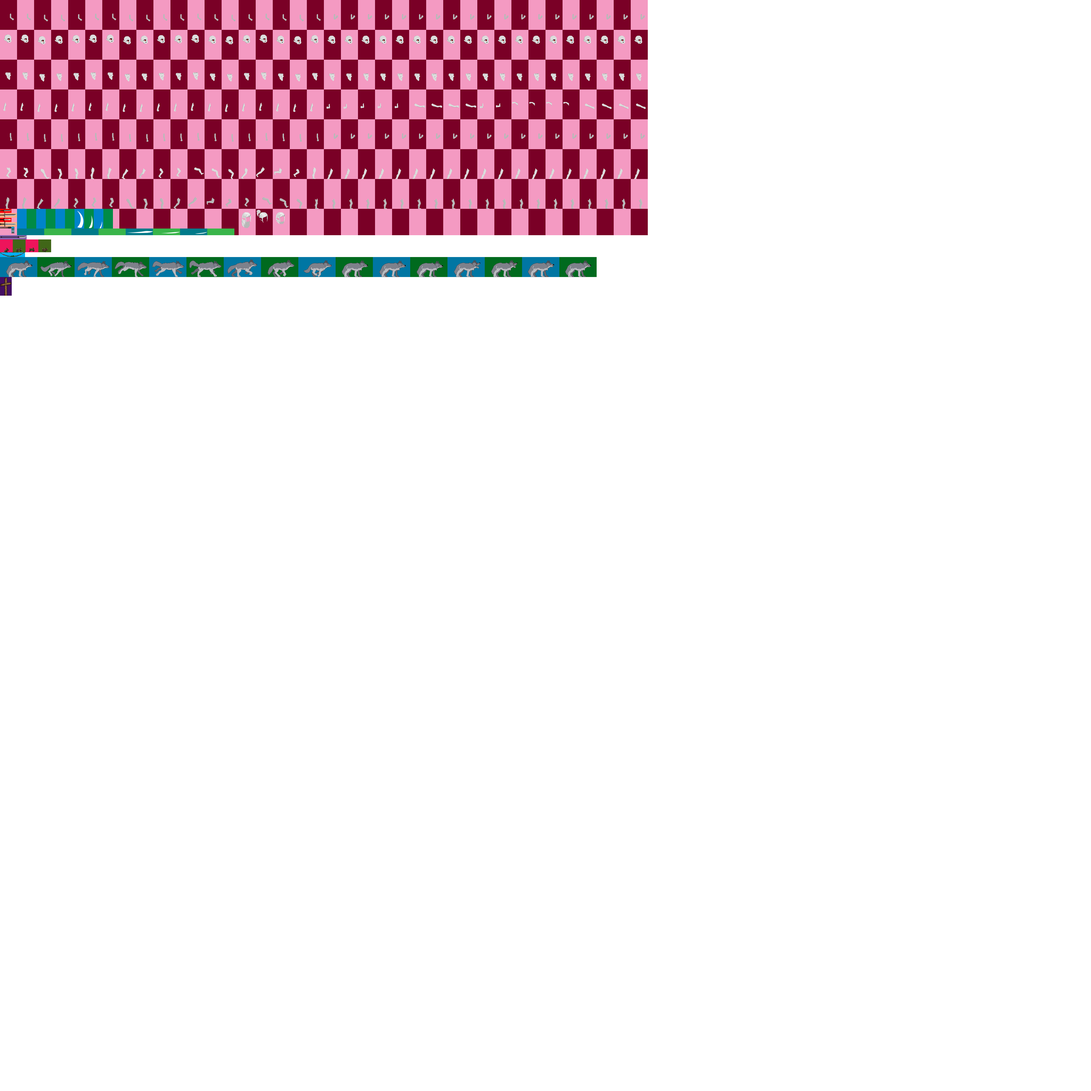
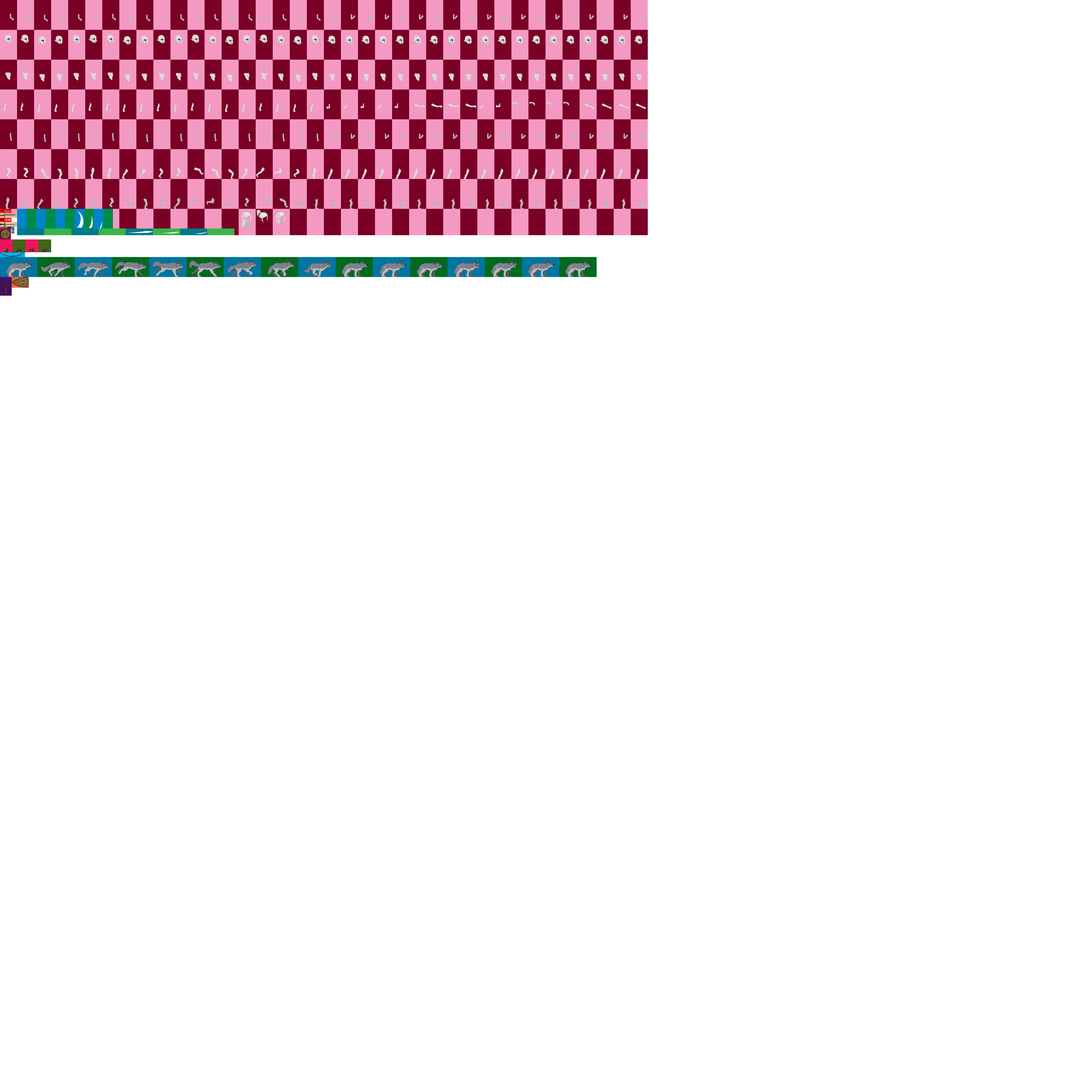
The second 1091 x 1091 image is a revision of the first. Changes to its layers:
painted on "Weapon" (2nd of 2, in "Weapon") over [0, 209, 29, 288]
painted on "Layer 2" over [0, 277, 12, 296]
painted on "New Grid" over [0, 217, 29, 288]
